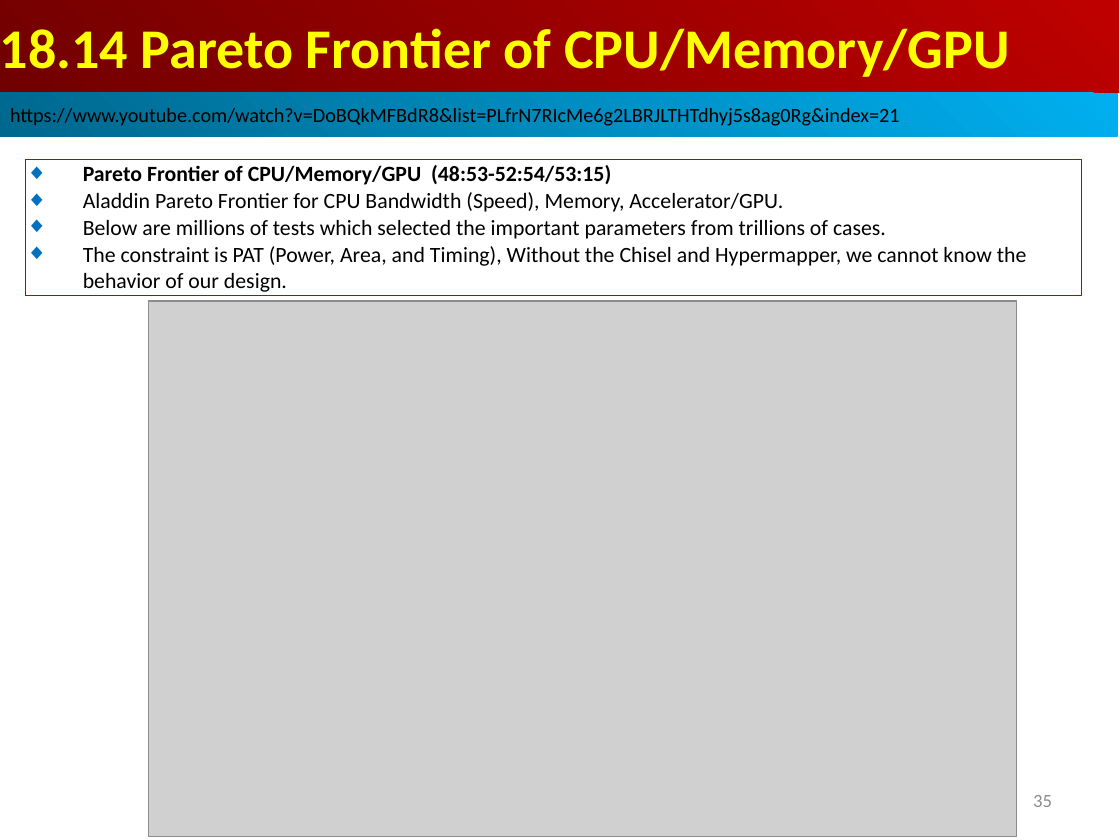
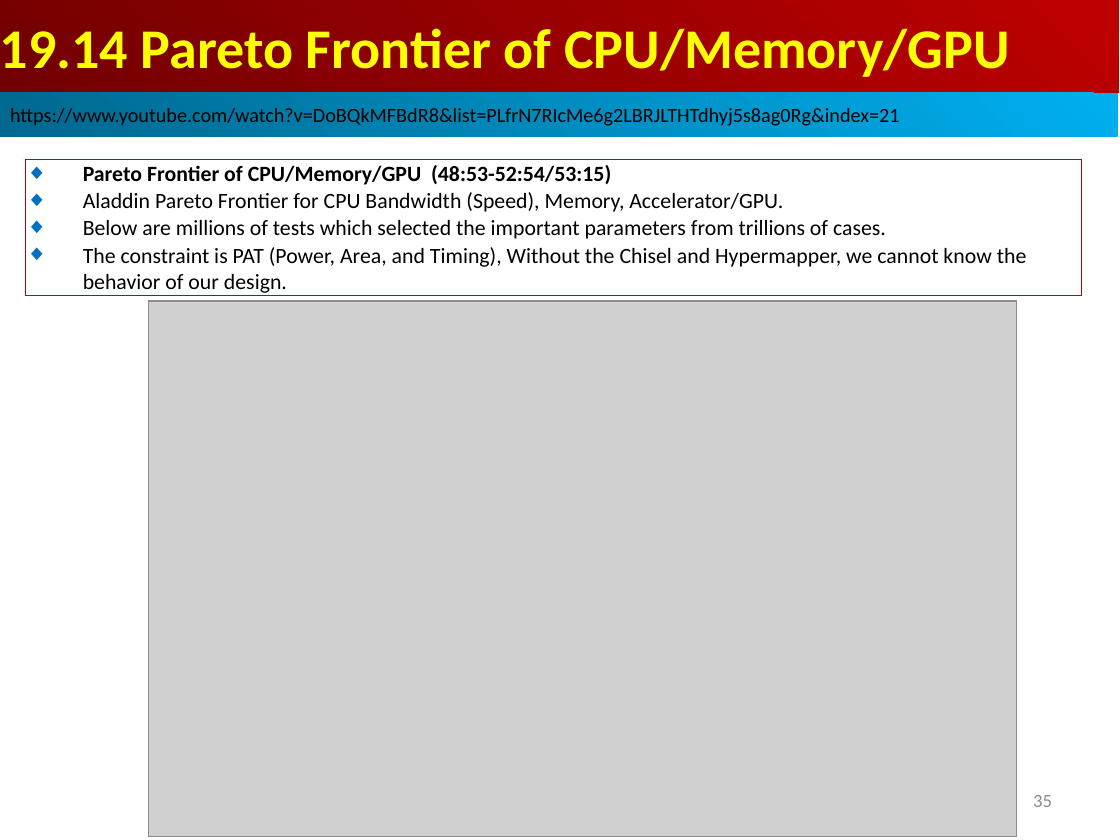
Before and after one commit to peterhchen/AIU_CS800_Chisel, a slide deck: slide 35 of 500_UCSC_HWD/019_DSE/000_Video/019.DSE.ppt. Drawn at 1120x840 pixels with LibreOffice and Linux fonts; fonts in the diff are those of the drawing; grey boxes stand for pictures. Boxes give left, top, right and bottom in pixels: in the first picture for what was removed or moved away, otherwise in the second. Text is boxed around its words. In the diff, an @@ line names an element or a change of style, - is before the commit and + after.

```diff
--- a/500_UCSC_HWD/019_DSE/000_Video/019.DSE.ppt
+++ b/500_UCSC_HWD/019_DSE/000_Video/019.DSE.ppt
@@ text in rectangle at (0,28,1009,77): text changed @@
-18.14 Pareto Frontier of CPU/Memory/GPU
+19.14 Pareto Frontier of CPU/Memory/GPU
```
Also in this commit, not shown: 32 other slides changed.
